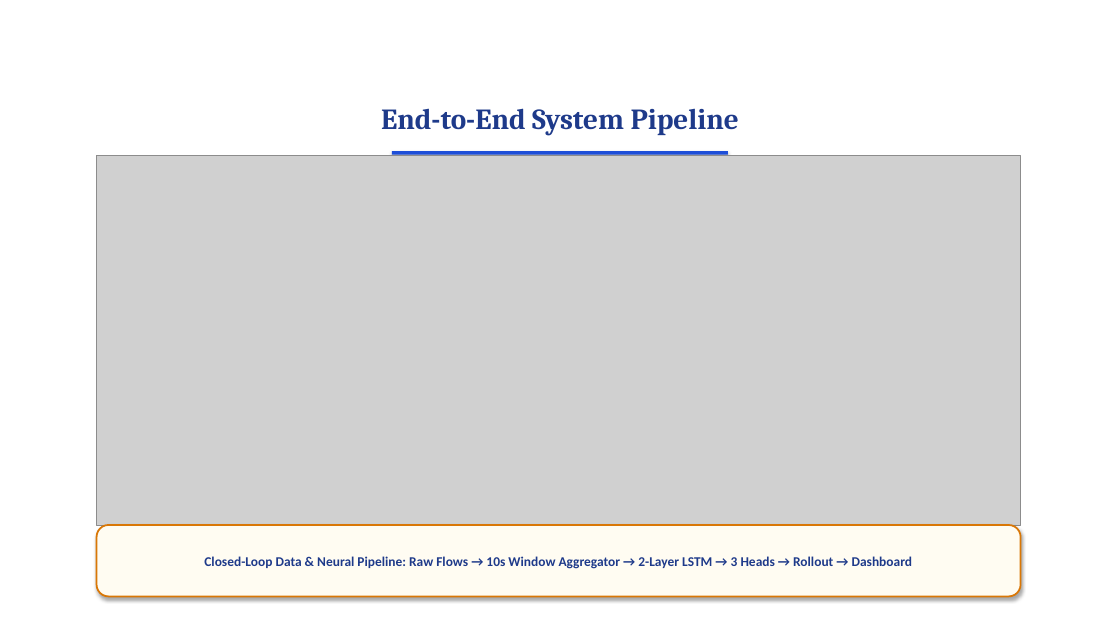
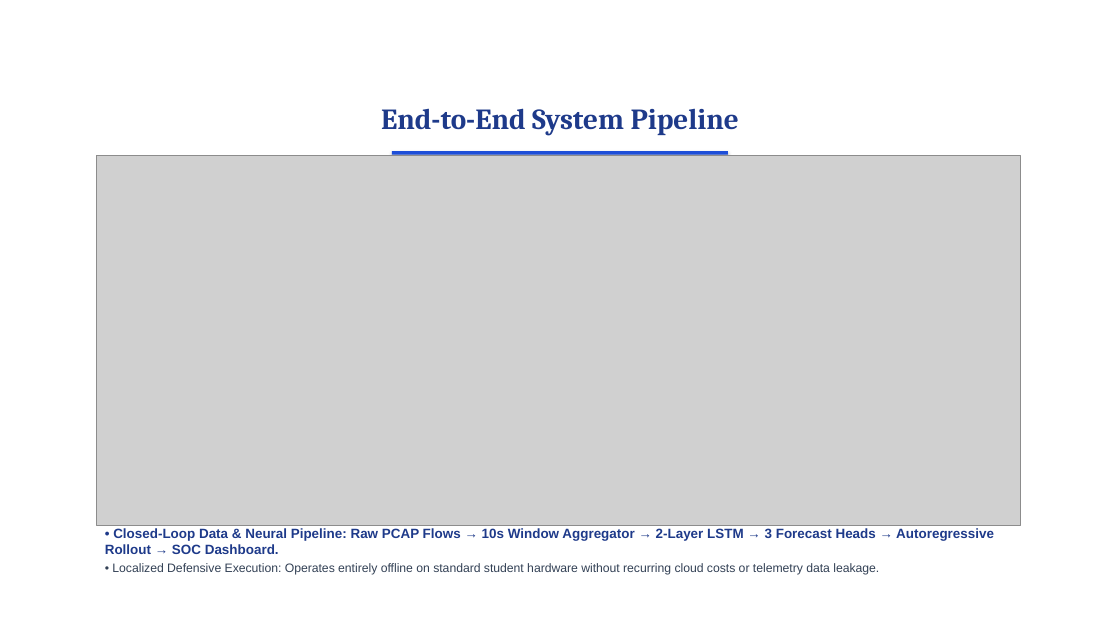
Before and after one commit to surajbuilds53/sentinel-x, a slide deck: slide 6 of Sentinel-X_Presentation.pptx. Drawn at 1120x630 pixels with LibreOffice and Linux fonts; fonts in the diff are those of the drawing; grey boxes stand for pictures; background and template pictures are left out. Boxes give left, top, right and bottom in pixels: in the first picture for what was removed or moved away, otherwise in the second. Text is boxed around its words. In the diff, an @@ line names an element or a change of style, - is before the commit and + after.

Commit message:
refactor(presentation): remove artificial callout boxes across all slides and replace with natural academic bullet text

```diff
--- a/Sentinel-X_Presentation.pptx
+++ b/Sentinel-X_Presentation.pptx
@@ text "• Closed-Loop Data & Neural ...": place and size @@
-text "• Closed-Loop Data & Neural ..." at [97,525,1021,597]
+text "• Closed-Loop Data & Neural ..." at [105,528,994,575]
@@ text "• Closed-Loop Data & Neural ..." at [105,528,994,575]: vertical alignment middle to top; fill #FFFCF2 to none; outline #D97706 1.5 pt to none; shadow off @@
@@ text at [105,528,994,575]: text changed; font Calibri to Arial @@
-Closed-Loop Data & Neural Pipeline: Raw Flows → 10s Window Aggregator → 2-Layer LSTM → 3 Heads → Rollout → Dashboard
+• Closed-Loop Data & Neural Pipeline: Raw PCAP Flows → 10s Window Aggregator → 2-Layer LSTM → 3 Forecast Heads → Autoregressive Rollout → SOC Dashboard.
+• Localized Defensive Execution: Operates entirely offline on standard student hardware without recurring cloud costs or telemetry data leakage.
```
Also in this commit, not shown: 14 other slides changed, 2 other files.
